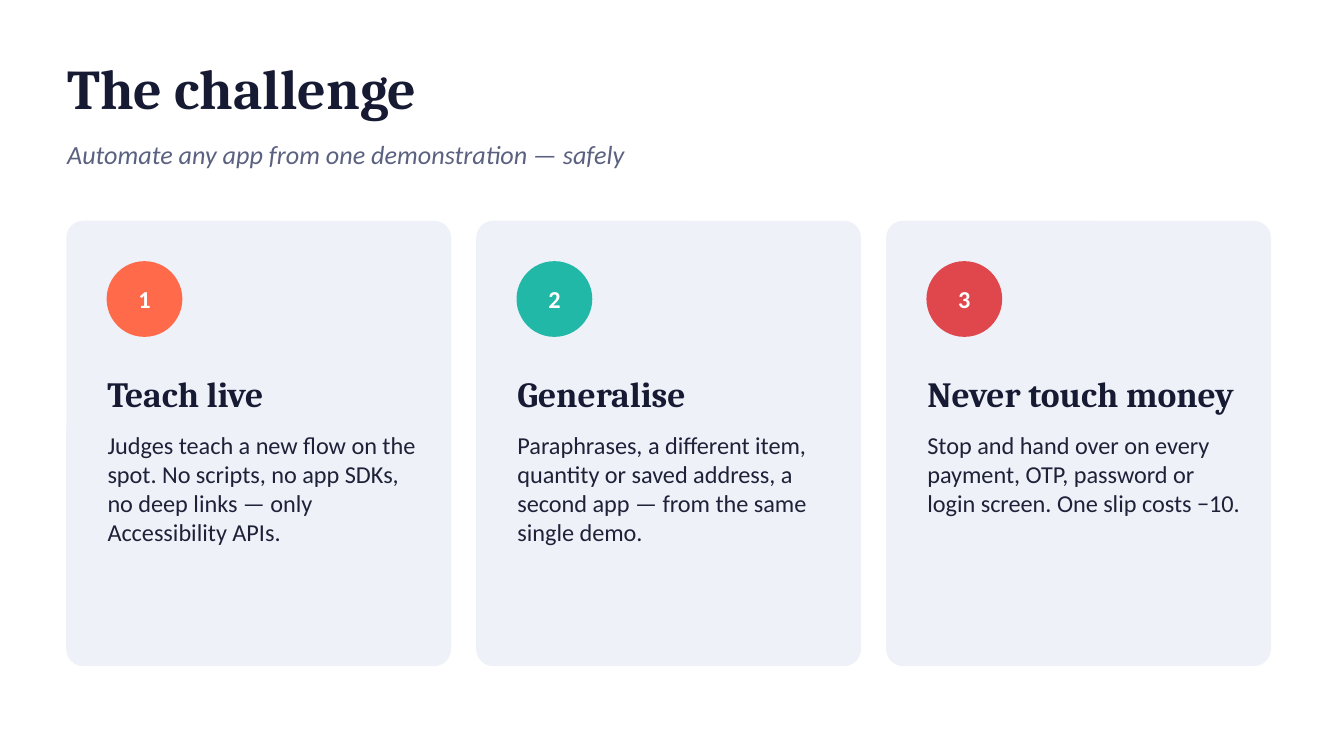
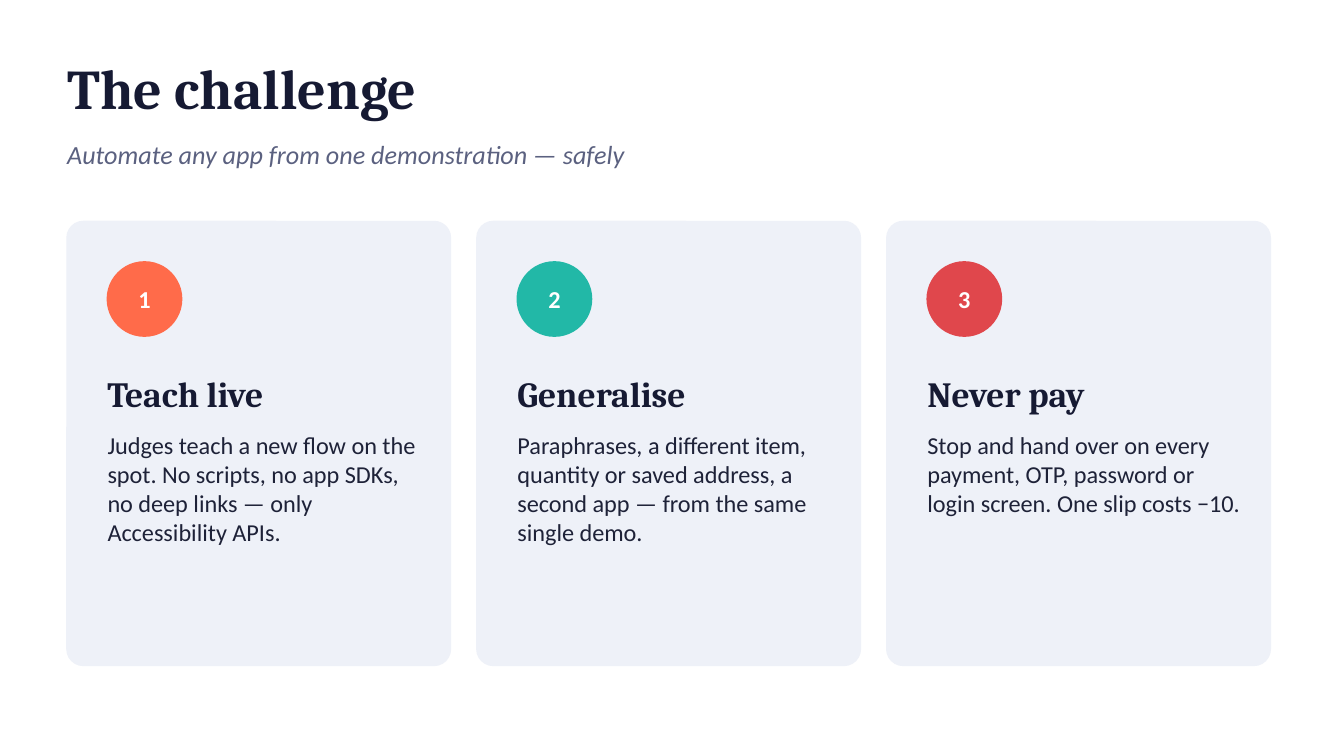
Before and after one commit to harsha31bs07-blip/echoflow-android, a slide deck: slide 2 of docs/EchoFlow_Presentation.pptx. Drawn at 1344x756 pixels with LibreOffice and Linux fonts; fonts in the diff are those of the drawing. Boxes give left, top, right and bottom in pixels: in the first picture for what was removed or moved away, otherwise in the second. Text is boxed around its words. In the diff, an @@ line names an element or a change of style, - is before the commit and + after.

```diff
--- a/docs/EchoFlow_Presentation.pptx
+++ b/docs/EchoFlow_Presentation.pptx
@@ text at box(927, 383, 1084, 415): text changed @@
-Never touch money
+Never pay
```
Also in this commit, not shown: 1 other slide changed.
